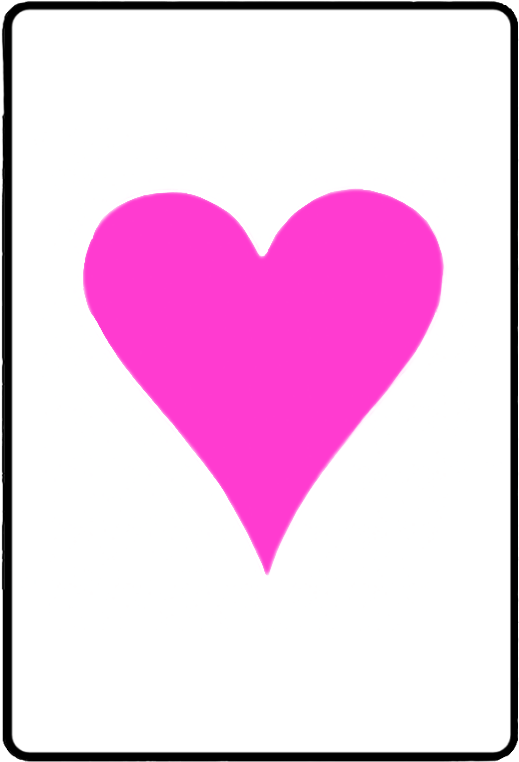
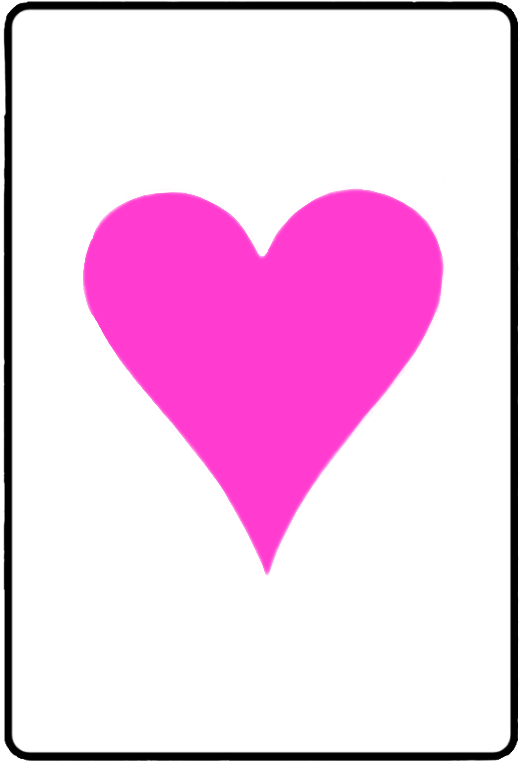
Comparing the layer stacks of the two 519px x 762px images. Changes:
hid "trefle" over [1, 1, 517, 762]
hid "carreau" over [1, 1, 517, 762]
